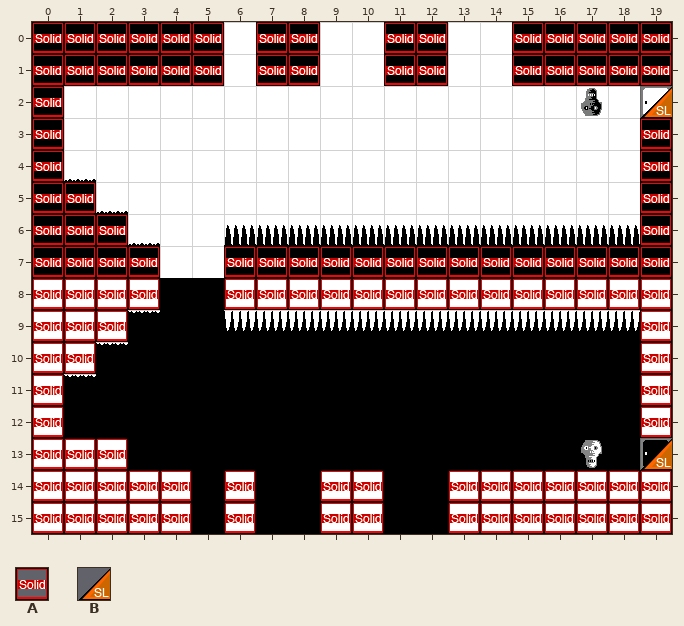
Tiled map, stored at data/map/level2.tmx. The picture above was drawn from the file before the commit.
Cells are 32x32 px. Shown: x 0..19, y 0..15. Tiles whose own drawing changed are shown in their newer look in all pictures.
Key: from "metatiles32x32": A 0 "solid", B 2 "exit".
_ is an empty cell.
Layers that did not change in this view are not listed.
Layer "Collision" before, first column x 0:
 0 AAAAAA_AA__AA__AAAAA
 1 AAAAAA_AA__AA__AAAAA
 2 A__________________B
 3 A__________________A
 4 A__________________A
 5 AA_________________A
 6 AAA________________A
 7 AAAA__AAAAAAAAAAAAAA
 8 AAAA__AAAAAAAAAAAAAA
 9 AAA________________A
10 AA_________________A
11 A__________________A
12 A__________________A
13 AAA________________B
14 AAAAA_A__AA__AAAAAAA
15 AAAAA_A__AA__AAAAAAA
Once edited:
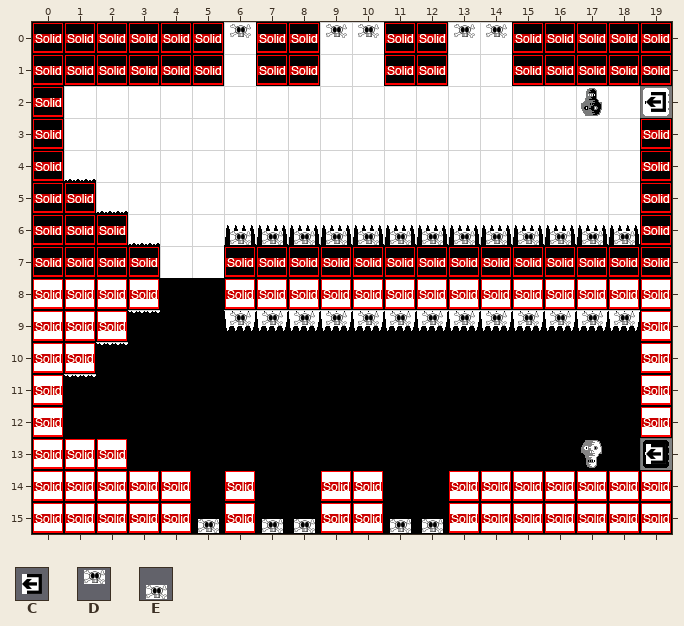
Further tiles: from "metatiles32x32": C 7 "exit", D 10 "highdeath", E 11 "lowdeath".
What changed:
Changed rows in their new state; . is an unchanged cell.
Layer "Collision":
first column x 6:
 0 D..DD..DD.....
 2 .............C
first column x 6:
 6 EEEEEEEEEEEEE
 9 DDDDDDDDDDDDD
first column x 5:
13 ..............C
15 E.EE..EE.......
